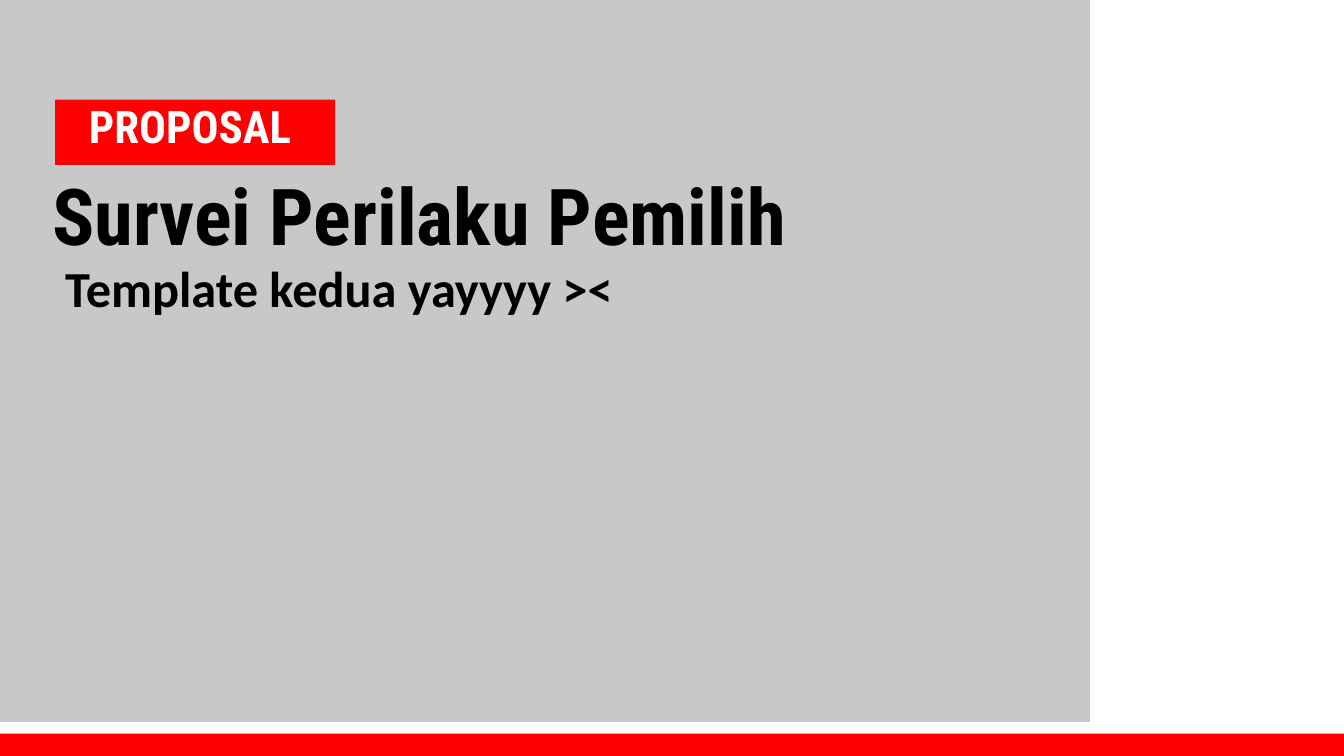
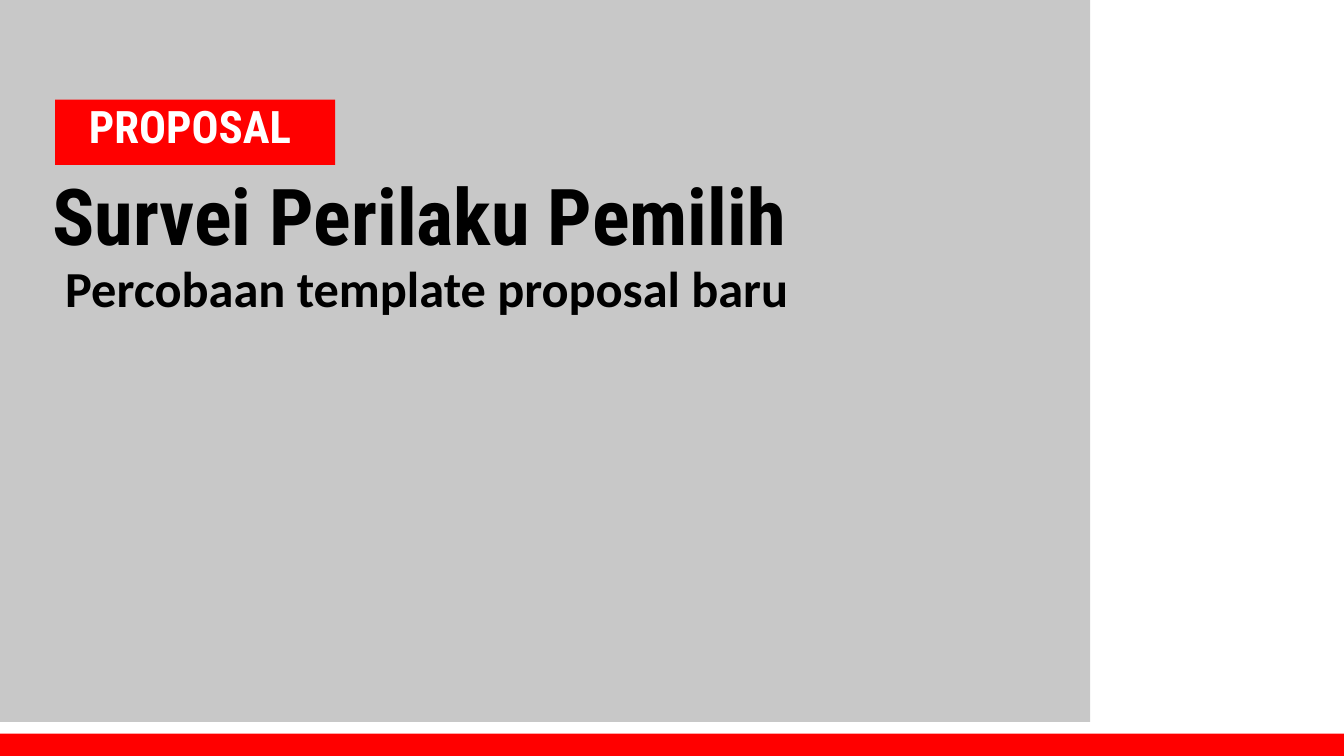
Before and after one commit to kaylizadhi/siap-be, a slide deck: slide 1 of dokumen_pendukung/templates/templateProposal.ppt. Drawn at 1344x756 pixels with LibreOffice and Linux fonts; fonts in the diff are those of the drawing; background and template pictures are left out. Boxes give left, top, right and bottom in pixels: in the first picture for what was removed or moved away, otherwise in the second. Text is boxed around its words. In the diff, an @@ line names an element or a change of style, - is before the commit and + after.

```diff
--- a/dokumen_pendukung/templates/templateProposal.ppt
+++ b/dokumen_pendukung/templates/templateProposal.ppt
@@ title at box(65, 271, 788, 315): text changed @@
-Template kedua yayyyy ><
+Percobaan template proposal baru
```
Also in this commit, not shown: 20 other files.
